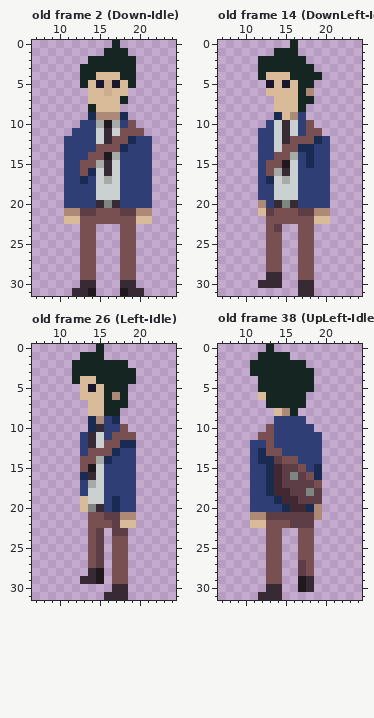
A pixel-art file gets an edit: assets_builders/Art/Teo.aseprite. That is the earlier state.
32x32 pixels, 121 frames. Shown: old frame 2 (Down-Idle): x 7..24, y 0..31; old frame 14 (DownLeft-Idle): x 7..24, y 0..31; old frame 26 (Left-Idle): x 7..24, y 0..31; old frame 38 (UpLeft-Idle): x 7..24, y 0..31. The commit also changed other frames, which this record leaves out.
New version:
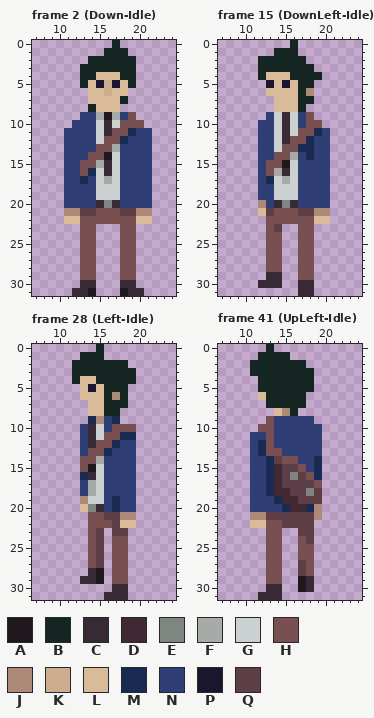
Palette (. is transparent): A #1f181d  B #152622  C #382a35  D #402933  E #7f8580  F #a6aba8  G #cbd1d0  H #785052  J #ad8a78  K #ccad8d  L #d9bb9a  M #192b52  N #2f3f75  P #1c152e  Q #5e3e46
A new or re-ordered frame is compared with the old frame closest to it.
Message: Added aim walk animations.
Difference:
frames 121 -> 283
Frame 2 (Down-Idle) is new; against old frame 2 (Down-Idle):
Colour J gives way to colour A in row 9 at x 16.
Colour A gives way to colour C in row 10 at x 16.
Colour H gives way to colour F in row 13 at x 17.
Colour J gives way to colour F in row 9 at x 15 and 17.
Colour F gives way to colour G in row 10 at x 15 and 17; in row 14 at x 17.
The edit adds colour H in row 9 at x 19; in row 10 at x 20.
Colour C gives way to colour H in row 12 at x 16.
Colour G gives way to colour H in row 11 at x 17.
Colour N gives way to colour H in row 10 at x 18.
Colour H gives way to colour M in row 11 at x 19; in row 12 at x 18.
The edit adds colour N in row 9 at x 13; in row 10 at x 12; in row 11 at x 11 and 21.
Colour H gives way to colour N in row 11 at x 20.
Colour M gives way to colour N in row 9 at x 14 and 18; in row 12 at x 19; in row 13 at x 18.
Frame 15 (DownLeft-Idle) is new; against old frame 14 (DownLeft-Idle):
Colour L gives way to colour C in row 9 at x 15.
Colour J gives way to colour G in row 9 at x 16.
Colour M gives way to colour G in row 9 at x 14.
The edit adds colour H in row 9 at x 18; in row 10 at x 19.
Colour N gives way to colour H in row 11 at x 17.
Colour H gives way to colour M in row 11 at x 19; in row 12 at x 18.
The edit adds colour N in row 9 at x 13; in row 10 at x 12; in row 11 at x 20.
Colour M gives way to colour N in row 12 at x 19; in row 15 at x 18.
Frame 28 (Left-Idle) is new; against old frame 26 (Left-Idle):
Colour M gives way to colour C in row 10 at x 14.
Colour G gives way to colour F in row 18 at x 14.
Colour C gives way to colour G in row 10 at x 15.
The edit adds colour H in row 10 at x 19.
Colour G gives way to colour H in row 12 at x 15.
Colour N gives way to colour H in row 10 at x 17; in row 11 at x 16.
Colour L gives way to colour J in row 19 at x 13.
Colour H gives way to colour M in row 11 at x 18 to 19; in row 12 at x 17; in row 13 at x 16.
The edit adds colour N in row 10 at x 13.
Colour M gives way to colour N in row 12 at x 18 to 19; in row 13 at x 17; in row 14 at x 16.
Frame 41 (UpLeft-Idle) against old frame 38 (UpLeft-Idle):
The edit adds colour H in row 9 at x 13; in row 10 at x 12.
Colour N gives way to colour M in row 12 at x 12; in row 14 at x 19.
The edit adds colour N in row 9 at x 18; in row 10 at x 19; in row 11 at x 11.
Colour H gives way to colour N in row 11 at x 12.
Colour M gives way to colour N in row 14 at x 12.
Colour H gives way to colour Q in row 22 at x 15; in row 23 at x 17 to 18; in row 24 at x 18.
Where, in picture pixels (left, top, right, bottom), the same in both pictures:
changed: (64, 112, 152, 160)
changed: (258, 112, 330, 168)
changed: (80, 424, 136, 464)
changed: (80, 488, 96, 504)
changed: (250, 416, 322, 464)
changed: (282, 520, 314, 544)
